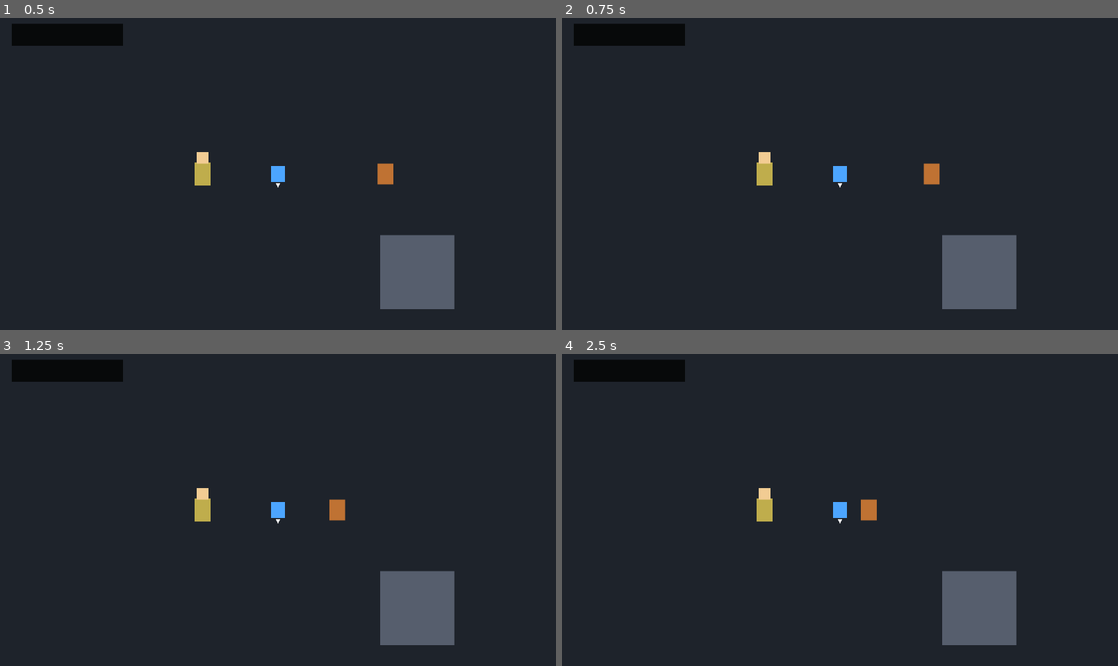
Above: before the commit, frames 1-4 (two rows, left to right).
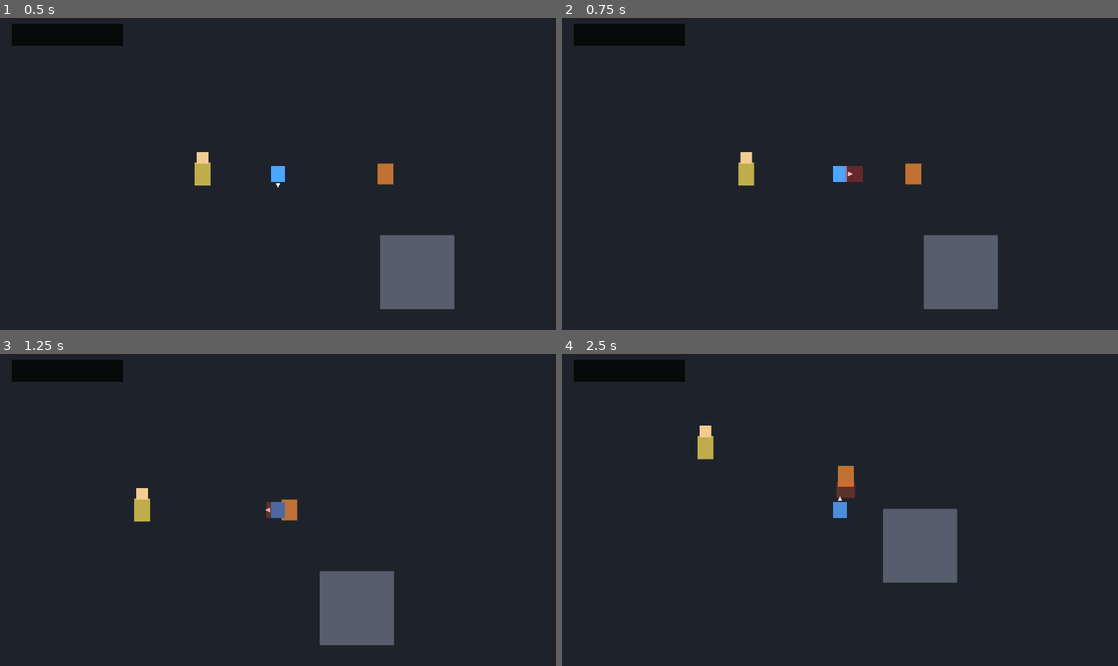
Above: after the commit, the same moments.

Repository: kikajima/dragonballsoullegacy
Game: Godot game, scene res://scenes/bootstrap/bootstrap.tscn
Same seed, same stepped clock (60 frames per second), same inputs: the game is played once before the commit and once after it.
Inputs:
- Up to frame 1 (0.5 s): no input
- Up to frame 2 (0.75 s): tap Enter (ui_accept) at 0.5 s; hold D (move_right) from 0.53 s (still down); tap J (attack) at 0.6 s
- Up to frame 3 (1.25 s): keep holding D (move_right); tap Enter (ui_accept) at 0.77 s
- Up to frame 4 (2.5 s): release D (move_right) at 1.28 s; hold S (move_down) 1.28-2.03 s; tap Shift (block) at 1.35 s; tap Enter (ui_accept) at 1.52 s; hold D (move_right) from 2.03 s (still down); hold L (charge_ki) from 2.03 s (still down)

Frame 1 is identical in both runs. In frame 2, 2.8% of the frame differs, in the area x 31-82%, y 42-94%; in frame 3, 6.3%; in frame 4, 7.4%, in the area x 24-82%, y 22-94%.
Error before the commit: Parse Error: Too many arguments for "setup()" call. Expected at most 2 but received 3. (res://combat/ki/ki_blast_component.gd:166)

Commit message:
feat: report confirmed Ki Blast hits to the caster

Diff:
--- a/combat/projectiles/ki_blast_projectile.gd
+++ b/combat/projectiles/ki_blast_projectile.gd
@@ -22,6 +22,7 @@
 var _lifetime_left: float
 var _impact_time_left: float = 0.0
 var _impacted: bool = false
+var _source_actor: Node
 
 func _ready() -> void:
 	_lifetime_left = lifetime
@@ -29,7 +30,13 @@
 	area_entered.connect(_on_area_entered)
 	body_entered.connect(_on_body_entered)
 
-func setup(direction: Vector2, damage_override: int = -1) -> void:
+func setup(
+	direction: Vector2,
+	damage_override: int = -1,
+	source_actor: Node = null
+) -> void:
+	_source_actor = source_actor
+
 	if damage_override >= 0:
 		damage = damage_override
 
@@ -96,7 +103,27 @@
 	if not area.has_method("receive_hit"):
 		return
 
-	area.call("receive_hit", damage, global_position)
+	var result: Variant = area.call(
+		"receive_hit",
+		damage,
+		global_position
+	)
+	var applied_damage: int = int(result)
+
+	if applied_damage <= 0:
+		return
+
+	if (
+		_source_actor != null
+		and is_instance_valid(_source_actor)
+		and _source_actor.has_method("register_combat_hit")
+	):
+		_source_actor.call(
+			"register_combat_hit",
+			area,
+			applied_damage
+		)
+
 	_start_impact()
 
 func _on_body_entered(body: Node2D) -> void:
